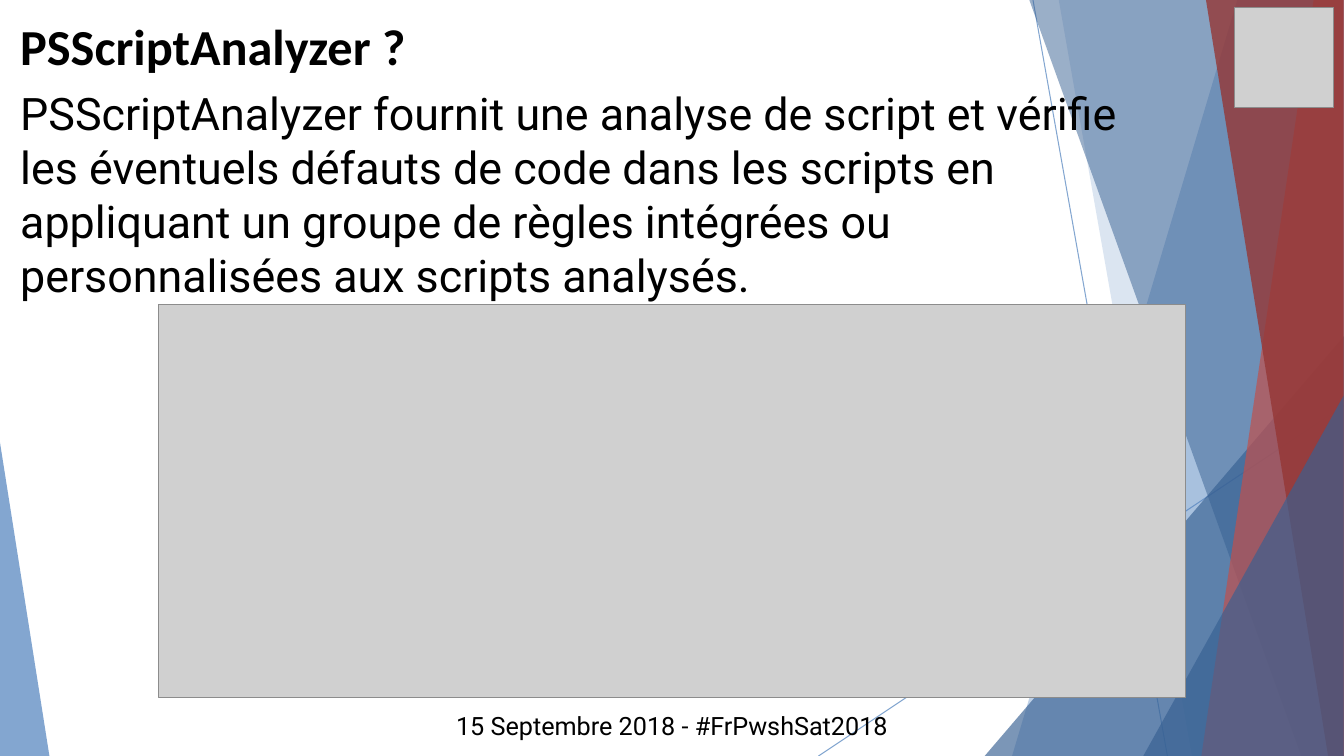
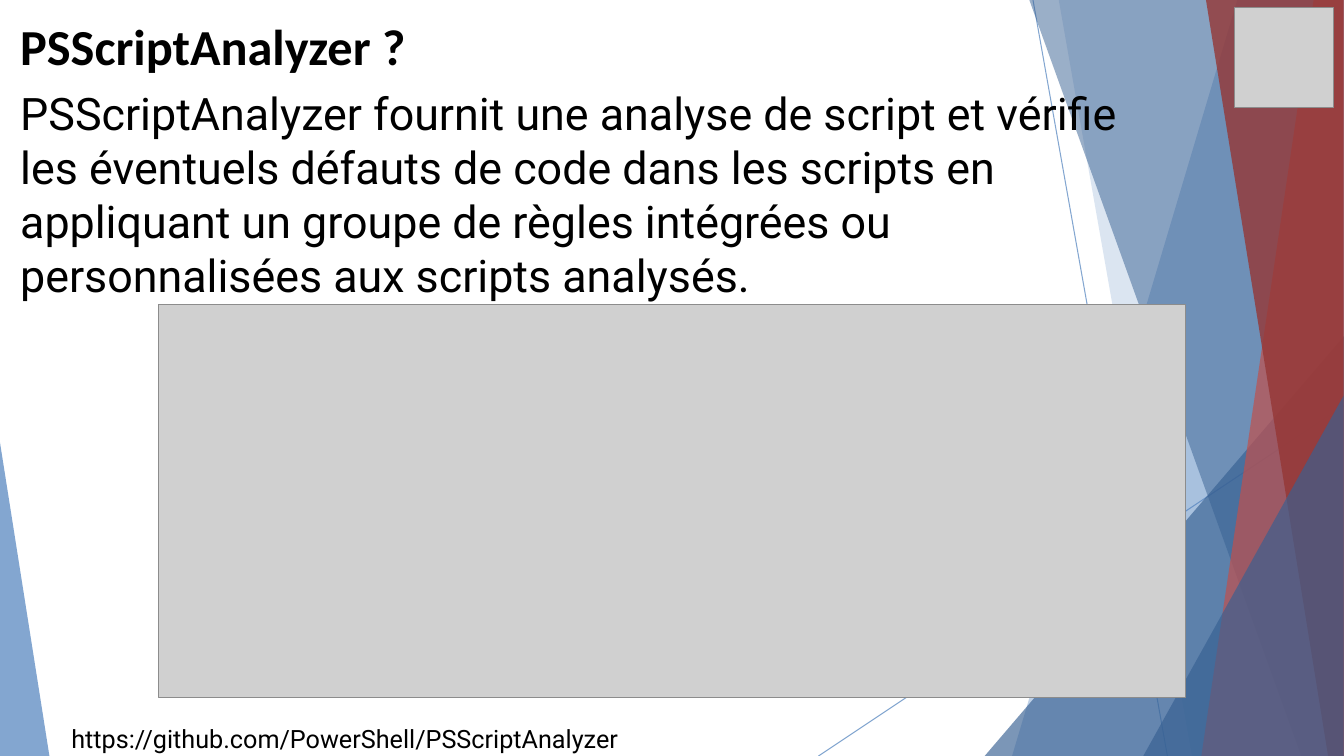
Before and after one commit to lazywinadmin/Presentations, a slide deck: slide 4 of 20190122-Creer_des_regles_custom_PSScriptAnalyzer/FrPSUG-Creer_vos_regles_customs_PSScriptAnalayzer.pptx (slide 3 before the commit). Drawn at 1344x756 pixels with LibreOffice and Linux fonts; fonts in the diff are those of the drawing; grey boxes stand for pictures. Boxes give left, top, right and bottom in pixels: in the first picture for what was removed or moved away, otherwise in the second. Text is boxed around its words. In the diff, an @@ line names an element or a change of style, - is before the commit and + after.

```diff
--- a/20190122-Creer_des_regles_custom_PSScriptAnalyzer/FrPSUG-Creer_vos_regles_customs_PSScriptAnalayzer.pptx
+++ b/20190122-Creer_des_regles_custom_PSScriptAnalyzer/FrPSUG-Creer_vos_regles_customs_PSScriptAnalayzer.pptx
@@ text removed at bbox=[456, 712, 888, 741] @@
-15 Septembre 2018 - #FrPwshSat2018
@@ text added at bbox=[71, 729, 618, 754], 18 pt, text #000000 @@
+https://github.com/PowerShell/PSScriptAnalyzer
```
Also in this commit, not shown: 2 other slides changed, 6 slides added, 3 slides removed.
